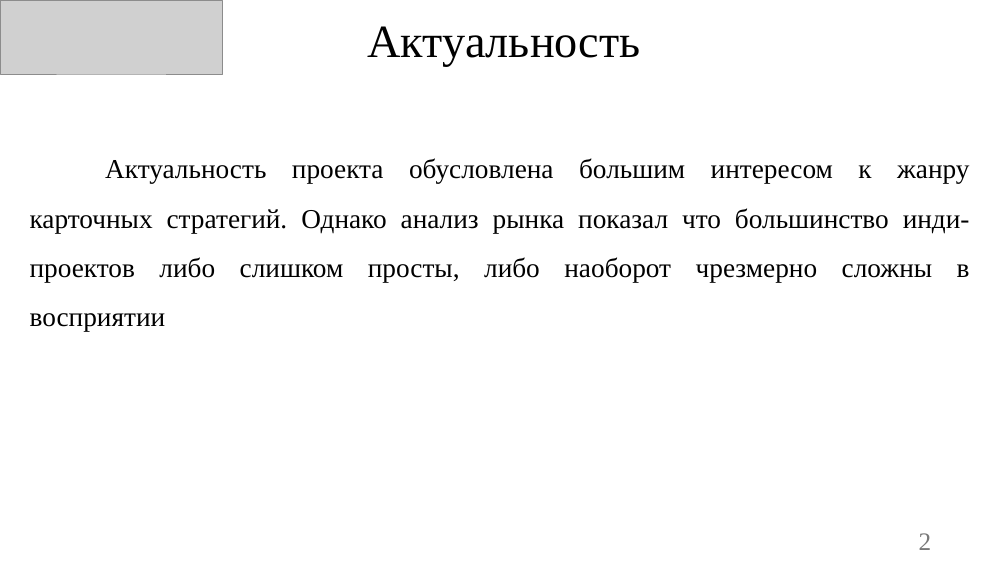
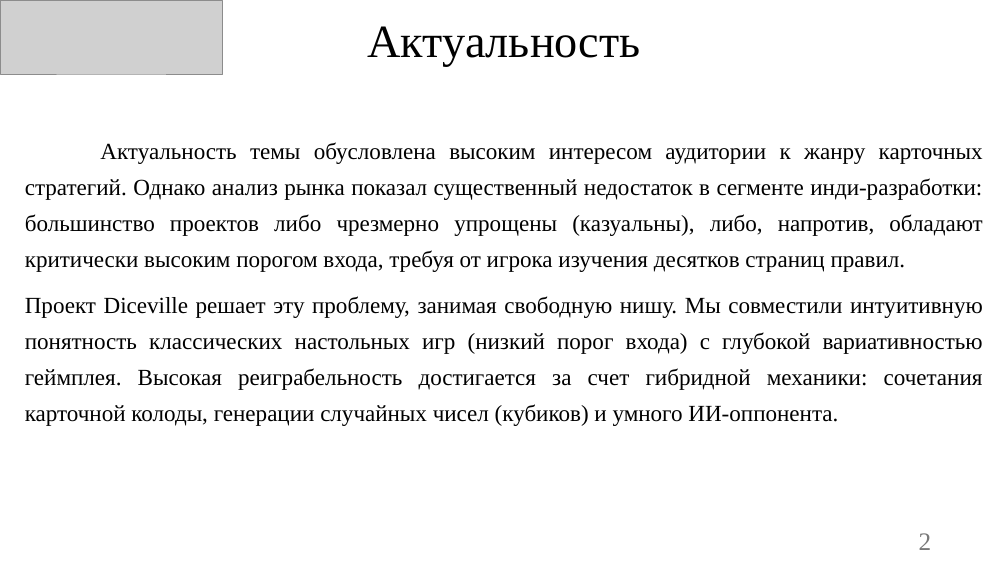
Before and after one commit to Owl-Man/ISPM, a slide deck: slide 2 of УПИС_Задание_№10/Презентация Diceville.pptx. Drawn at 1008x567 pixels with LibreOffice and Linux fonts; fonts in the diff are those of the drawing; grey boxes stand for pictures; background and template pictures are left out. Boxes give left, top, right and bottom in pixels: in the first picture for what was removed or moved away, otherwise in the second. Text is boxed around its words. In the diff, an @@ line names an element or a change of style, - is before the commit and + after.

```diff
--- a/УПИС_Задание_№10/Презентация Diceville.pptx
+++ b/УПИС_Задание_№10/Презентация Diceville.pptx
@@ text at bbox=[25, 142, 983, 426]: text changed; size 26 to 22 pt @@
-Актуальность проекта обусловлена большим интересом к жанру карточных стратегий. Однако анализ рынка показал что большинство инди-проектов либо слишком просты, либо наоборот чрезмерно сложны в восприятии
+Актуальность темы обусловлена высоким интересом аудитории к жанру карточных стратегий. Однако анализ рынка показал существенный недостаток в сегменте инди-разработки: большинство проектов либо чрезмерно упрощены (казуальны), либо, напротив, обладают критически высоким порогом входа, требуя от игрока изучения десятков страниц правил.
+Проект Diceville решает эту проблему, занимая свободную нишу. Мы совместили интуитивную понятность классических настольных игр (низкий порог входа) с глубокой вариативностью геймплея. Высокая реиграбельность достигается за счет гибридной механики: сочетания карточной колоды, генерации случайных чисел (кубиков) и умного ИИ-оппонента.
```
Also in this commit, not shown: 2 slides added.
